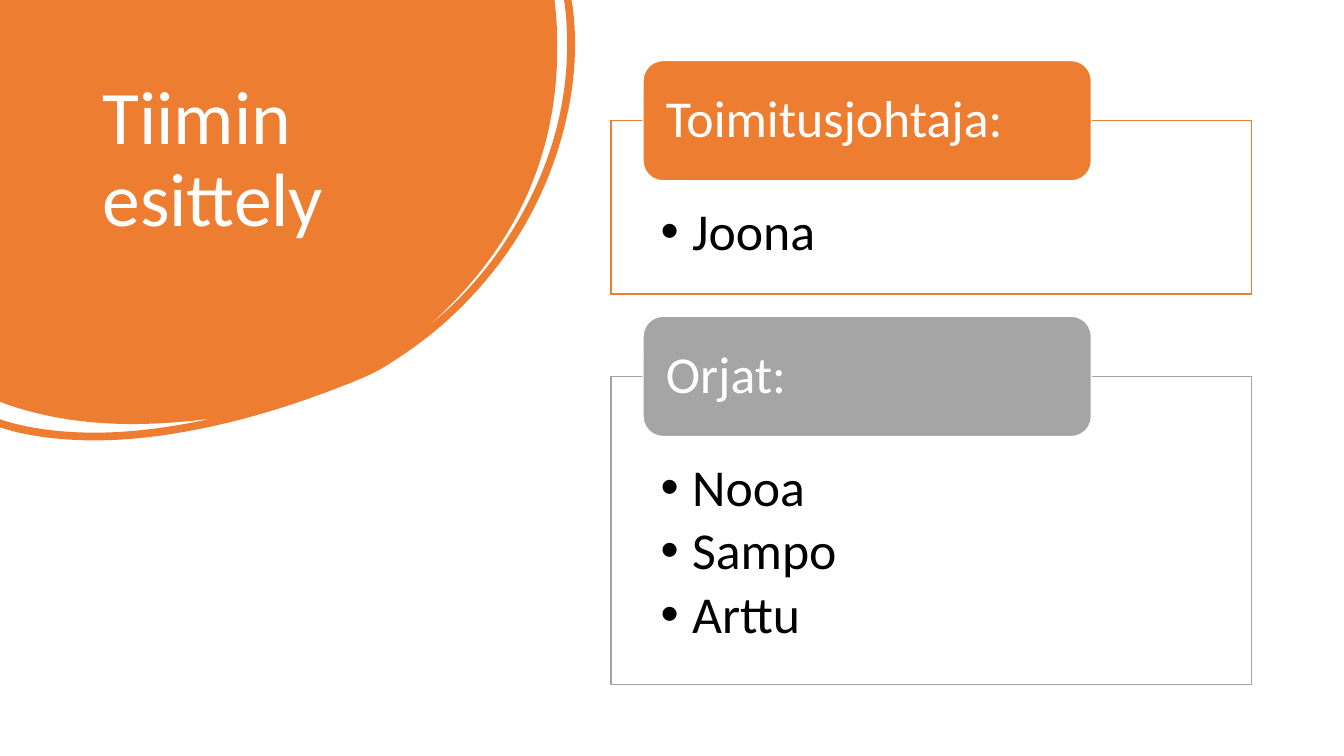
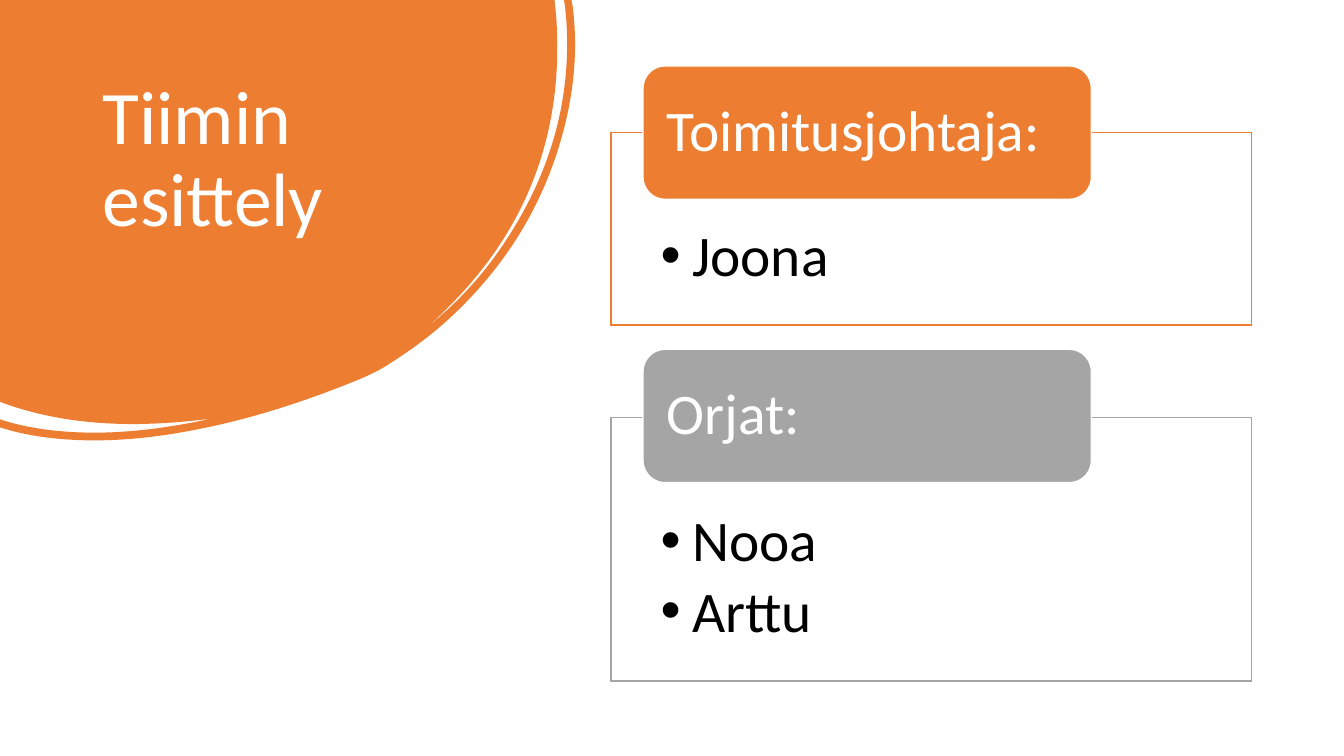
Before and after one commit to NooaKallio/Projekti, a slide deck: slide 6 of Misc/Presentation.pptx. Drawn at 1344x756 pixels with LibreOffice and Linux fonts; fonts in the diff are those of the drawing. Boxes give left, top, right and bottom in pixels: in the first picture for what was removed or moved away, otherwise in the second. Text is boxed around its words. In the diff, an @@ line names an element or a change of style, - is before the commit and + after.

```diff
--- a/Misc/Presentation.pptx
+++ b/Misc/Presentation.pptx
@@ rounded rectangle: place and size @@
-rounded rectangle at box(643, 60, 1092, 180)
+rounded rectangle at box(643, 66, 1092, 199)
@@ text "Toimitusjohtaja:" at box(667, 111, 1040, 161): size 37 to 41 pt; more space between paragraphs @@
@@ text "Joona": place and size @@
-text "Joona" at box(692, 216, 815, 251)
+text "Joona" at box(692, 239, 828, 277)
@@ text "Joona" at box(692, 239, 828, 277): size 37 to 41 pt @@
@@ rectangle: place and size @@
-rectangle at box(611, 121, 1252, 294)
+rectangle at box(611, 133, 1252, 326)
@@ rounded rectangle: place and size @@
-rounded rectangle at box(643, 317, 1092, 437)
+rounded rectangle at box(643, 350, 1092, 483)
@@ text "Orjat:" at box(667, 395, 800, 444): size 37 to 41 pt; more space between paragraphs @@
@@ text "Orjat:": place and size @@
-text "Orjat:" at box(666, 357, 786, 402)
+text "Orjat:" at box(667, 395, 800, 444)
@@ text "Nooa" at box(692, 524, 817, 633): size 37 to 41 pt @@
@@ text "Nooa": place and size @@
-text "Nooa" at box(692, 472, 836, 634)
+text "Nooa" at box(692, 524, 817, 633)
@@ rectangle: place and size @@
-rectangle at box(611, 376, 1252, 685)
+rectangle at box(611, 417, 1252, 681)
@@ text at box(692, 535, 836, 578): paragraph removed @@
-  • Sampo
```
Also in this commit, not shown: 6 other slides changed.
